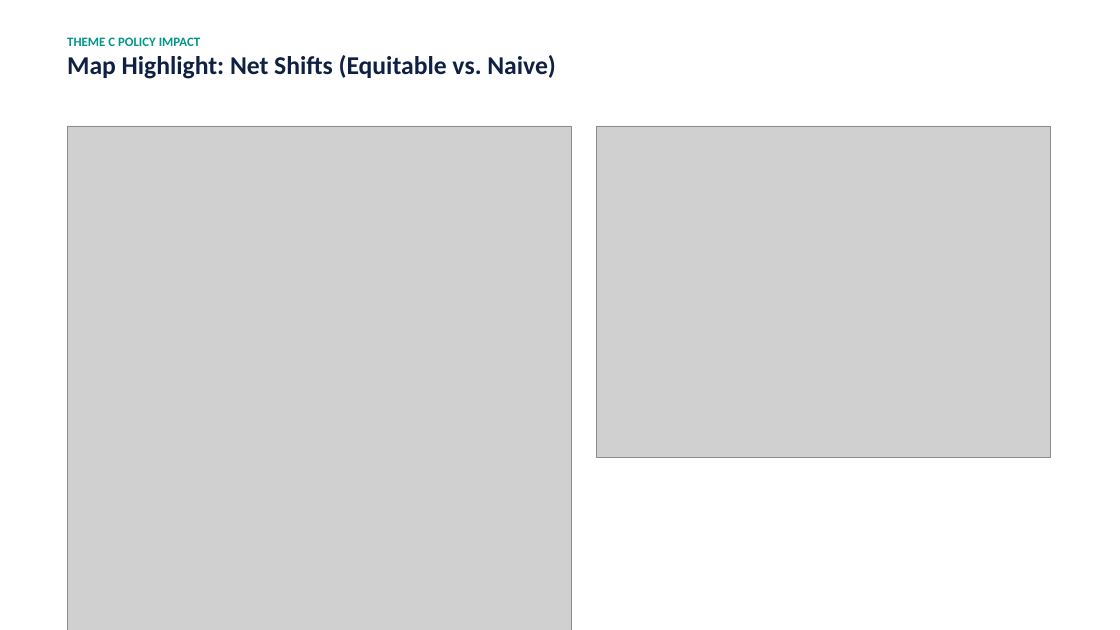
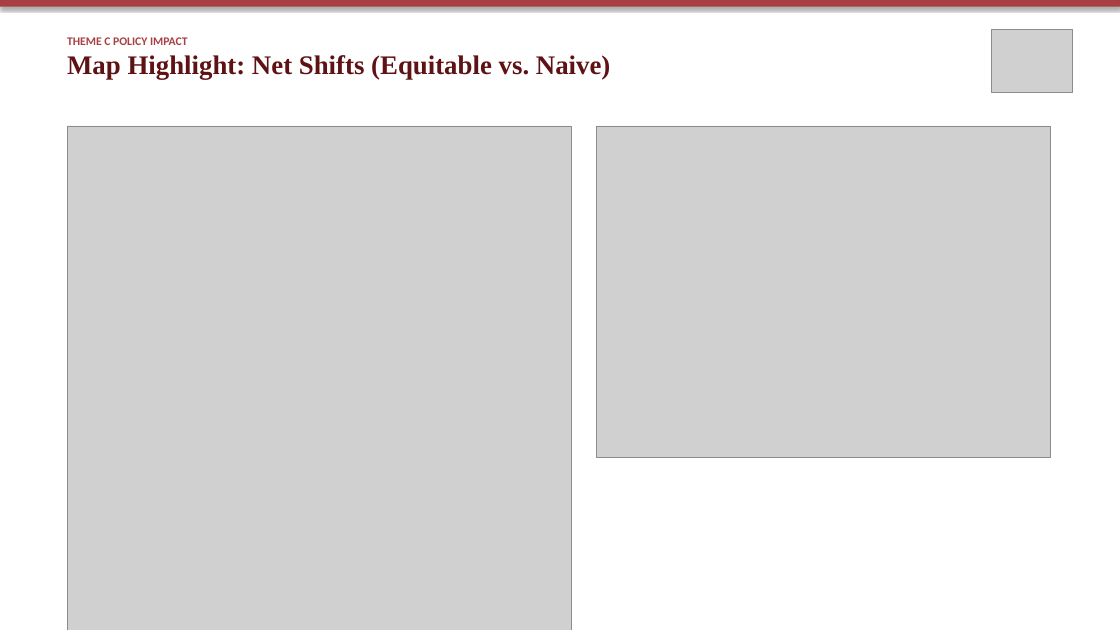
Before and after one commit to ASU-MICS-2028/mle-group-3-prosit-1, a slide deck: slide 9 of reports/ITN_Allocation_Presentation.pptx. Drawn at 1120x630 pixels with LibreOffice and Linux fonts; fonts in the diff are those of the drawing; grey boxes stand for pictures. Boxes give left, top, right and bottom in pixels: in the first picture for what was removed or moved away, otherwise in the second. Text is boxed around its words. In the diff, an @@ line names an element or a change of style, - is before the commit and + after.

Commit message:
style(presentation): apply official Ashesi University brand guidelines (Pale Carmine, Garamond, logo badge)

```diff
--- a/reports/ITN_Allocation_Presentation.pptx
+++ b/reports/ITN_Allocation_Presentation.pptx
@@ rectangle added at bbox=[0, 0, 1120, 7], fill #A83F43 @@
@@ picture added at bbox=[991, 29, 1073, 92] @@
@@ text "THEME C POLICY IMPACT" at bbox=[67, 37, 611, 80]: size 11 to 10 pt, text colour #009688 to #A83F43 in "THEME C POLICY IMPACT"; size 22 to 23 pt, font Calibri to Times New Roman, text colour #0F2043 to #5E1214 in "Map Highlight: Net Shifts (Equitable vs. Naive)" @@
```
Also in this commit, not shown: 11 other slides changed, 3 other files.
